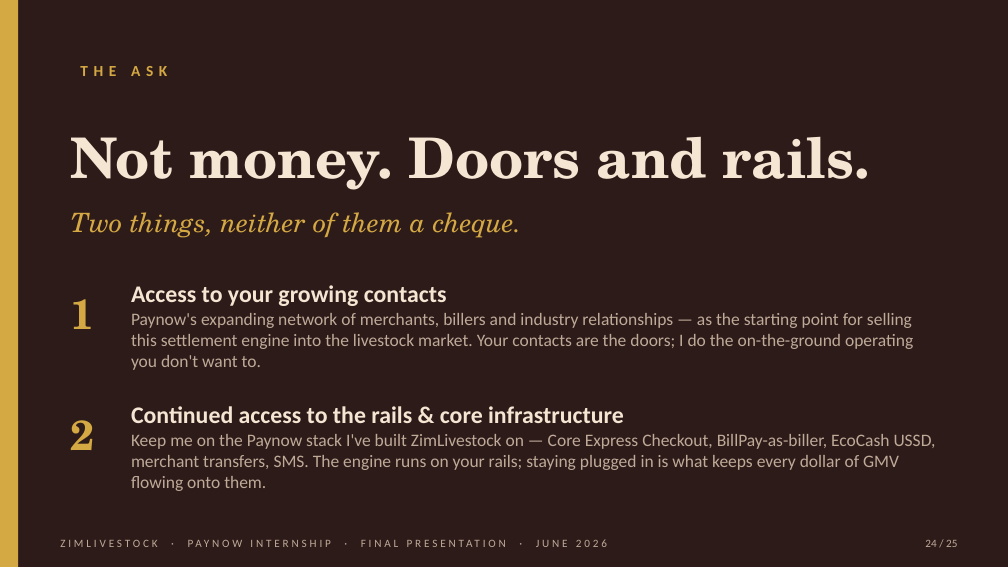
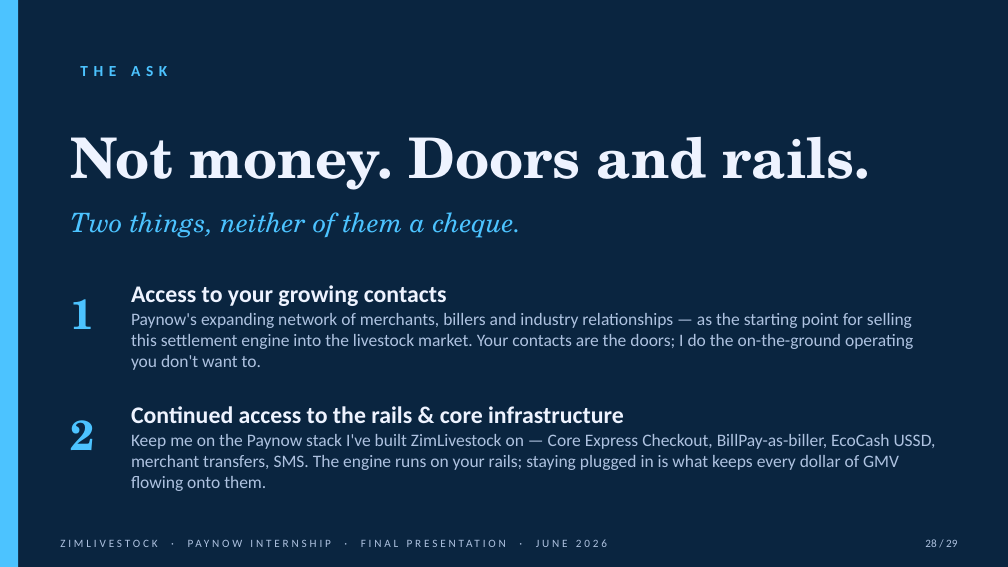
Before and after one commit to muudzo/livestockl, a slide deck: slide 28 of deliverables/internship-return/zimlivestock-final-presentation.pptx (slide 24 before the commit). Drawn at 1008x567 pixels with LibreOffice and Linux fonts; fonts in the diff are those of the drawing. Boxes give left, top, right and bottom in pixels: in the first picture for what was removed or moved away, otherwise in the second. Text is boxed around its words. In the diff, an @@ line names an element or a change of style, - is before the commit and + after.

```diff
--- a/deliverables/internship-return/zimlivestock-final-presentation.pptx
+++ b/deliverables/internship-return/zimlivestock-final-presentation.pptx
@@ background #2D1B1A to #0A2540 @@
@@ rectangle at <box>0,0,18,566</box>: fill #D4A843 to #4CC3FF @@
@@ text "Not money. Doors and rails." at <box>71,136,870,190</box>: text colour #F5E6D3 to #EEF3FF @@
@@ text "Access to your growing contacts" at <box>131,285,913,370</box>: text colour #F5E6D3 to #EEF3FF in "Access to your growing contacts"; text colour #BFAA98 to #AEC2E0 in "Paynow's expanding network of merchants, billers and ..." @@
@@ text colour #D4A843 to #4CC3FF in 4 elements at <box>80,66,167,76</box>, <box>71,212,522,238</box>, <box>71,299,95,329</box>, <box>71,420,95,450</box> @@
@@ text "Continued access to the rails ..." at <box>131,406,936,491</box>: text colour #F5E6D3 to #EEF3FF in "Continued access to the rails & core ..."; text colour #BFAA98 to #AEC2E0 in "Keep me on the Paynow stack I've ..." @@
@@ text "ZIMLIVESTOCK · PAYNOW INTERNSHIP · ..." at <box>60,539,607,547</box>: text colour #BFAA98 to #AEC2E0 @@
@@ text at <box>925,539,957,547</box>: text changed; text colour #BFAA98 to #AEC2E0 @@
-24 / 25
+28 / 29
```
Also in this commit, not shown: 24 other slides changed, 4 slides added, 1 other file.
